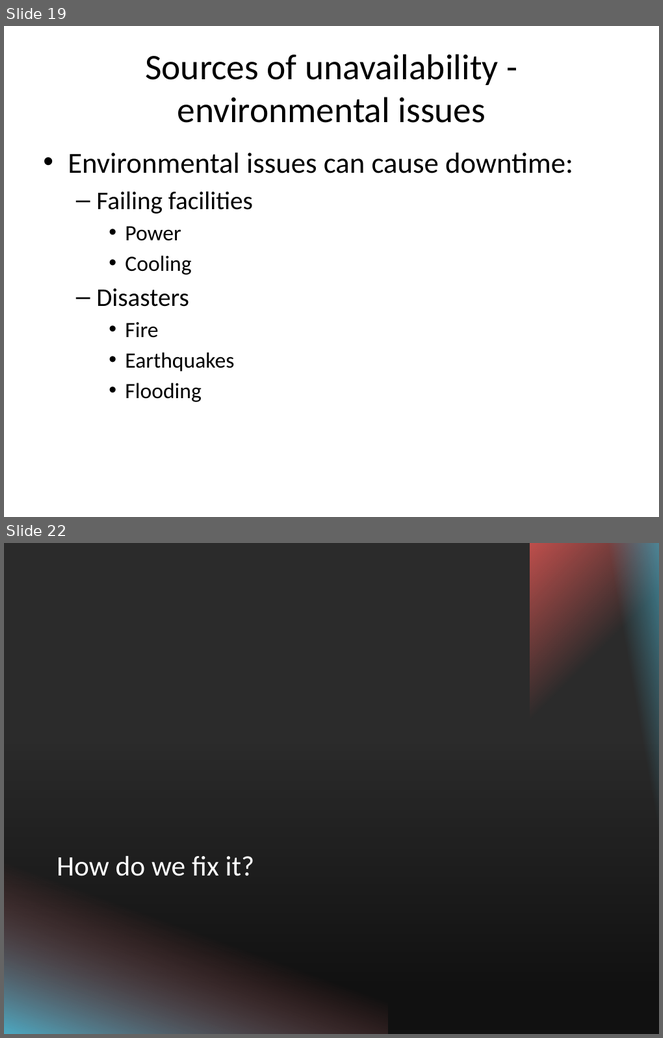
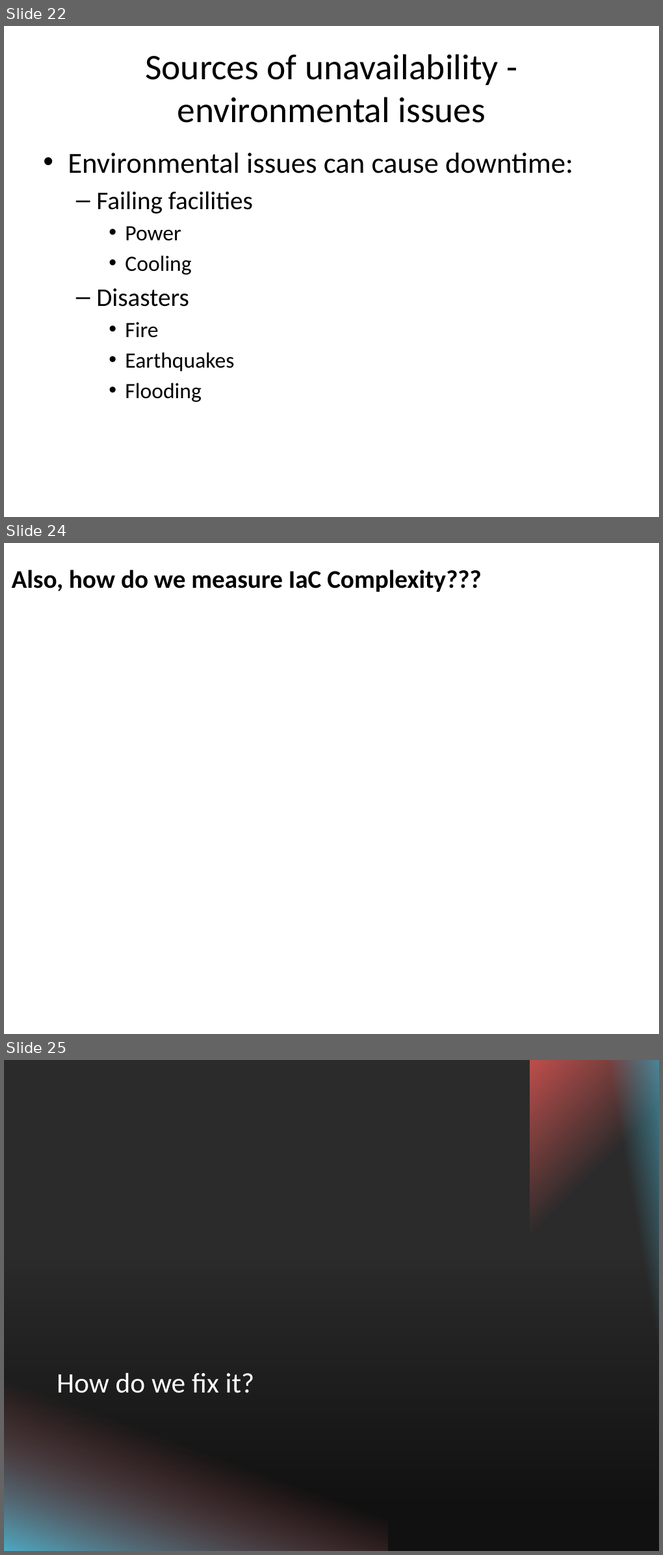
Before and after one commit to SannioEvolution/Material, a slide deck: 18 - Major Causes of Maintenance Problems- Infrastructure code smells.pptx. Shown one above the other, each under a label of ours: slides 19 and 22 before the commit, slides 22, 24 and 25 after it; the slides between them are not shown. The pictures are 663x1038 and 663x1555 pixels, drawn with LibreOffice and Linux fonts; fonts in the diff are those of the drawing; background and template pictures are left out; a plain dark background stands for a picture behind light text. Boxes give left, top, right and bottom in pixels: in the first picture for what was removed or moved away, otherwise in the second. Text is boxed around its words. In the diff, an @@ line names an element or a change of style, - is before the commit and + after.

```diff
--- a/18 - Major Causes of Maintenance Problems- Infrastructure code smells.pptx
+++ b/18 - Major Causes of Maintenance Problems- Infrastructure code smells.pptx
@@ slide 24 added at [4, 543, 659, 1034], background picture (left out) @@
@@ text added at [12, 570, 481, 592], 28 pt, text #000000, bold @@
+Also, how do we measure IaC Complexity???
@@ what was slide 19 is now slide 22 @@
@@ what was slide 22 is now slide 25 @@
```
Also in this commit, not shown: 7 slides changed, 3 other slides added, 2 slides removed.
